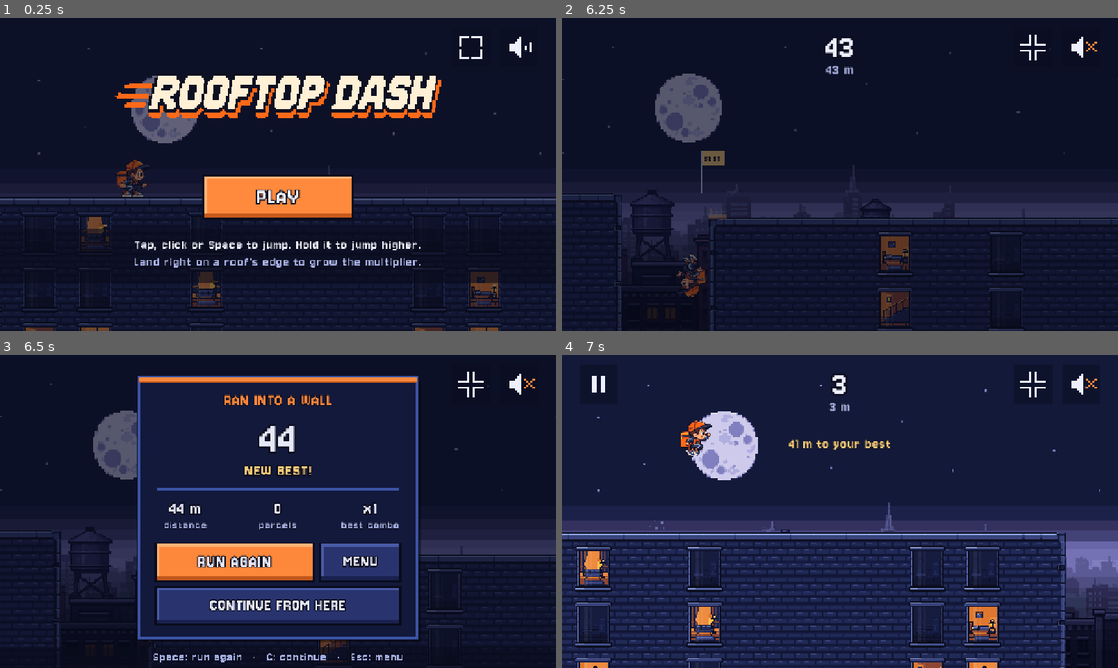
Above: before the commit, frames 1-4 (two rows, left to right).
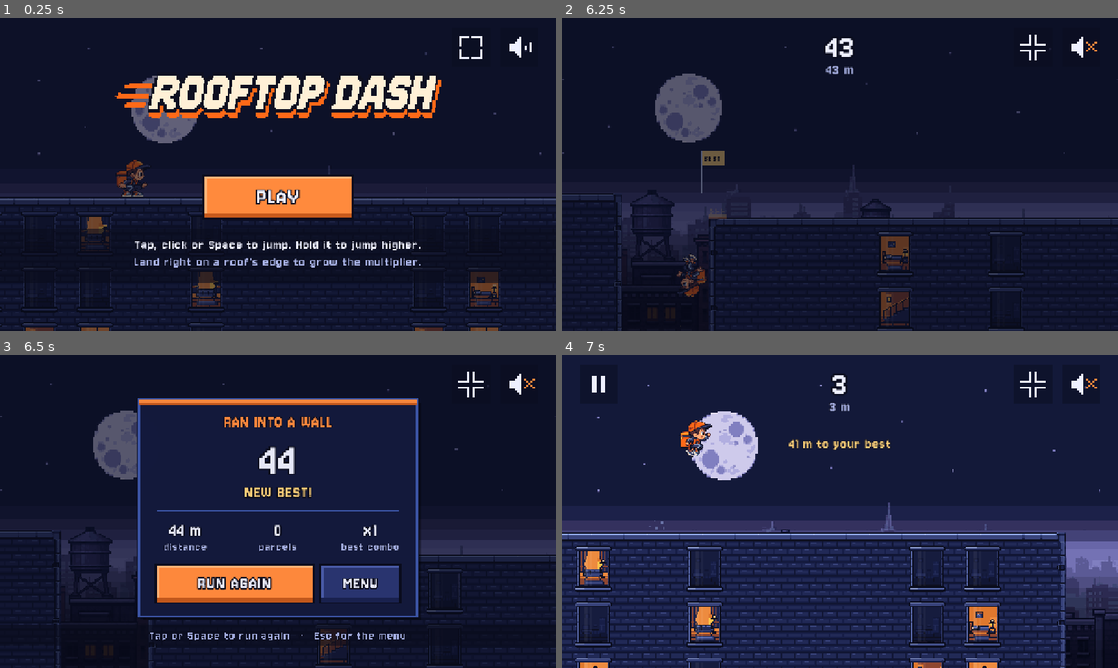
Above: after the commit, the same moments.

Repository: shvagerfm/new-week-new-game
Game: Godot game, scene res://main.tscn
The game is run twice, just before and just after one commit, with the same random seed, the same clock (stepped at 60 frames per second) and the same inputs.
Inputs (mouse positions are in pixels of both pictures, inside the frame that each line leads up to):
- Up to frame 1 (0.25 s): no input
- Up to frame 2 (6.25 s): tap Enter at 0.5, 0.6, 5.85 s; move the mouse to (962, 158) at 0.52 s; hold Up 0.53-1.28 s; click (962, 158) at 0.67 s; tap Space at 0.77, 1.52, 3.02, 3.77, 4.52, 6.02 s; move the mouse to (728, 190) at 1.27 s; tap Keypad Enter at 1.35 s; move the mouse to (895, 105) at 2.02 s; hold Up 2.03-3.53 s; tap Z at 2.1 s; move the mouse to (812, 237) at 2.77 s; tap C at 2.85 s; click (812, 237) at 2.92 s; move the mouse to (1006, 221) at 3.52 s; tap M at 3.6 s; move the mouse to (673, 127) at 4.27 s; tap F at 4.35 s; move the mouse to (867, 174) at 5.02 s; tap P at 5.1 s; click (867, 174) at 5.17 s; move the mouse to (756, 96) at 5.77 s; hold Up from 5.78 s (still down)
- Up to frame 3 (6.5 s): keep holding Up
- Up to frame 4 (7 s): keep holding Up; move the mouse to (962, 495) at 6.52 s; tap Keypad Enter at 6.6 s; tap Space at 6.77 s

Frames 1-2 are identical in both runs. In frame 3, 17% of the frame differs, in the area x 10-84%, y 6-100%; in frame 4, nothing differs.

Commit message:
Rooftop Dash: final build, Continue turned off
Co-Authored-By: Claude Opus 5.5 <noreply@anthropic.com>
Claude-Session: https://claude.ai/code/session_01T9hhHDPyH2DDBR6hz7GKRP

Diff:
--- a/games/2026-w48-rooftop-dash/main.gd
+++ b/games/2026-w48-rooftop-dash/main.gd
@@ -308,7 +308,7 @@
 ## Continue after a death: for testing, so a tricky spot far into a run can
 ## be tried again without running there from the start. Set to false to
 ## take the button out.
-const CONTINUE_ON := true
+const CONTINUE_ON := false
 
 
 ## Picks the run up again on the next safe roof past where it ended. The
